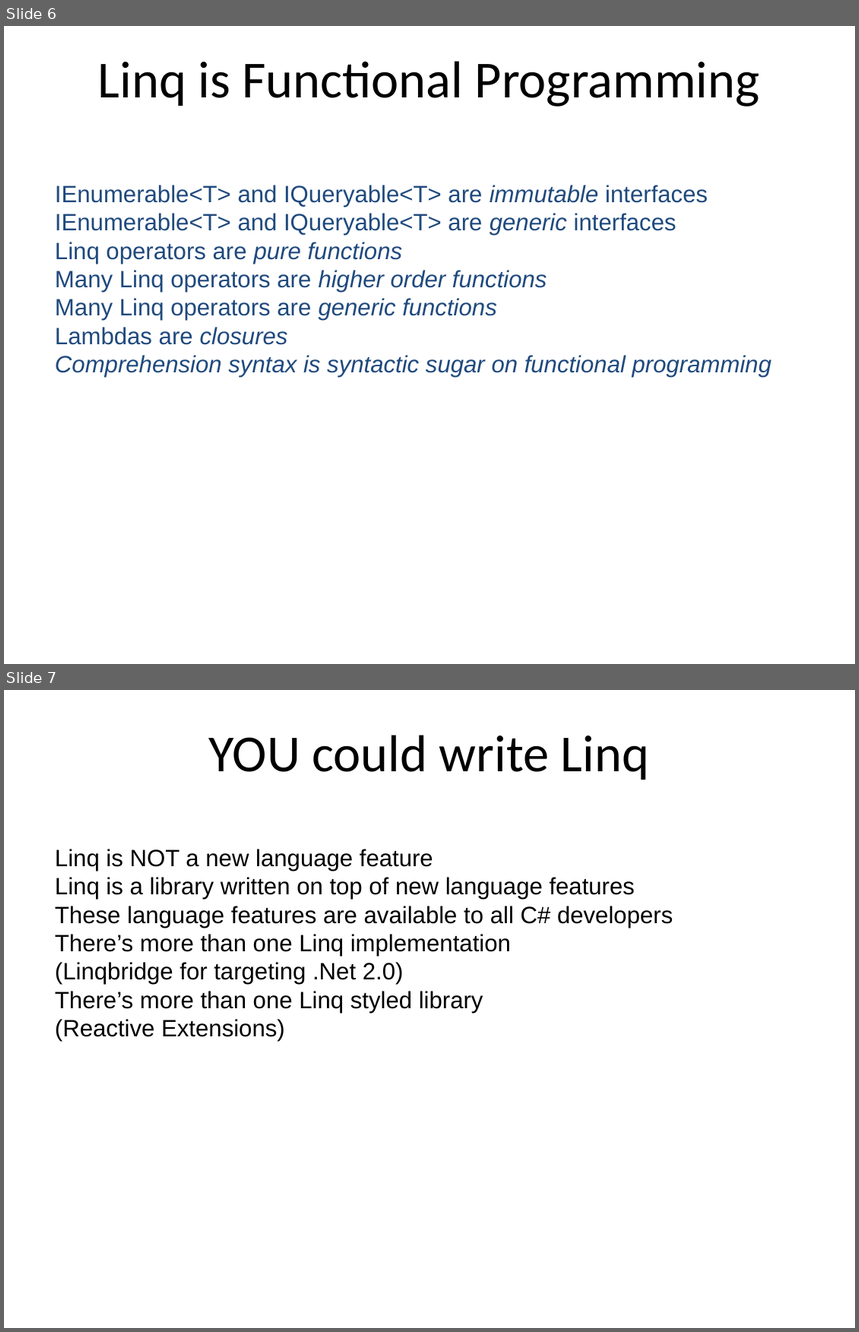
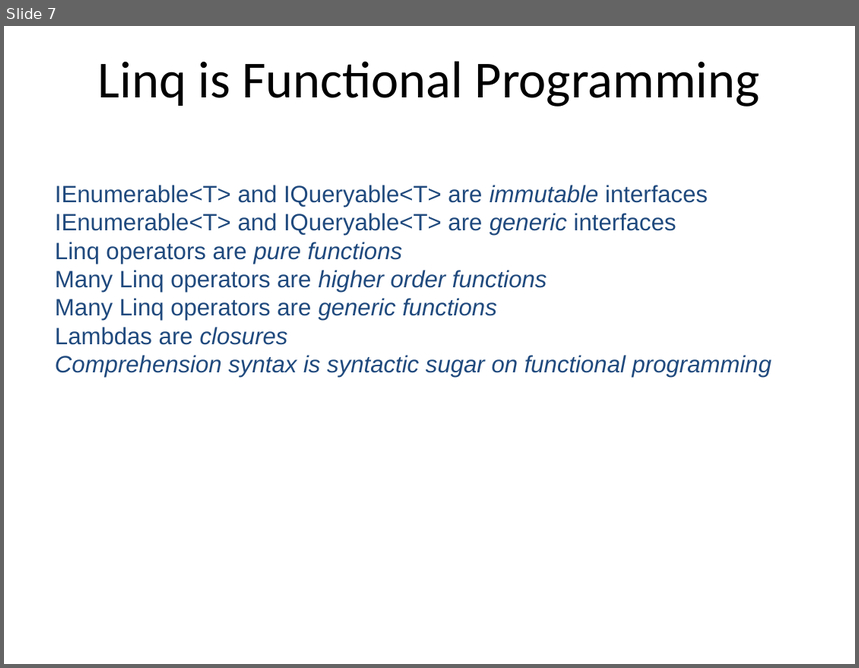
Before and after one commit to mlidbom/FSharpElevate, a slide deck: FSharp2.pptx. Shown one above the other, each under a label of ours: slides 6 and 7 before the commit, slide 7 after it. The pictures are 859x1332 and 859x668 pixels, drawn with LibreOffice and Linux fonts; fonts in the diff are those of the drawing. Boxes give left, top, right and bottom in pixels: in the first picture for what was removed or moved away, otherwise in the second. Text is boxed around its words. In the diff, an @@ line names an element or a change of style, - is before the commit and + after.

```diff
--- a/FSharp2.pptx
+++ b/FSharp2.pptx
@@ slide 7 removed at (4,690,855,1328), background #FFFFFF @@
@@ free removed at (47,716,813,822) @@
-YOU could write Linq
@@ free removed at (47,839,813,1269) @@
-Linq is NOT a new language feature
-Linq is a library written on top of new language features
-These language features are available to all C# developers
-There’s more than one Linq implementation
-(Linqbridge for targeting .Net 2.0)
-There’s more than one Linq styled library
-(Reactive Extensions)
@@ what was slide 6 is now slide 7 @@
```
Also in this commit, not shown: 1 slide added, 2 other slides removed, 2 other files.
